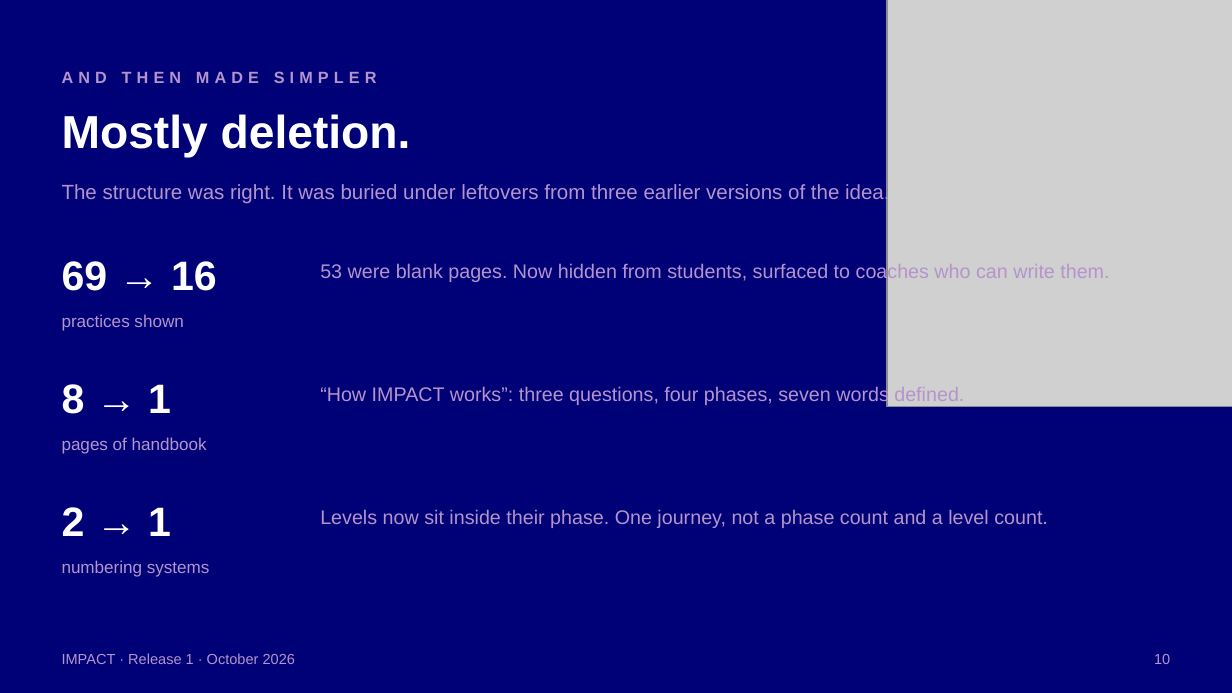
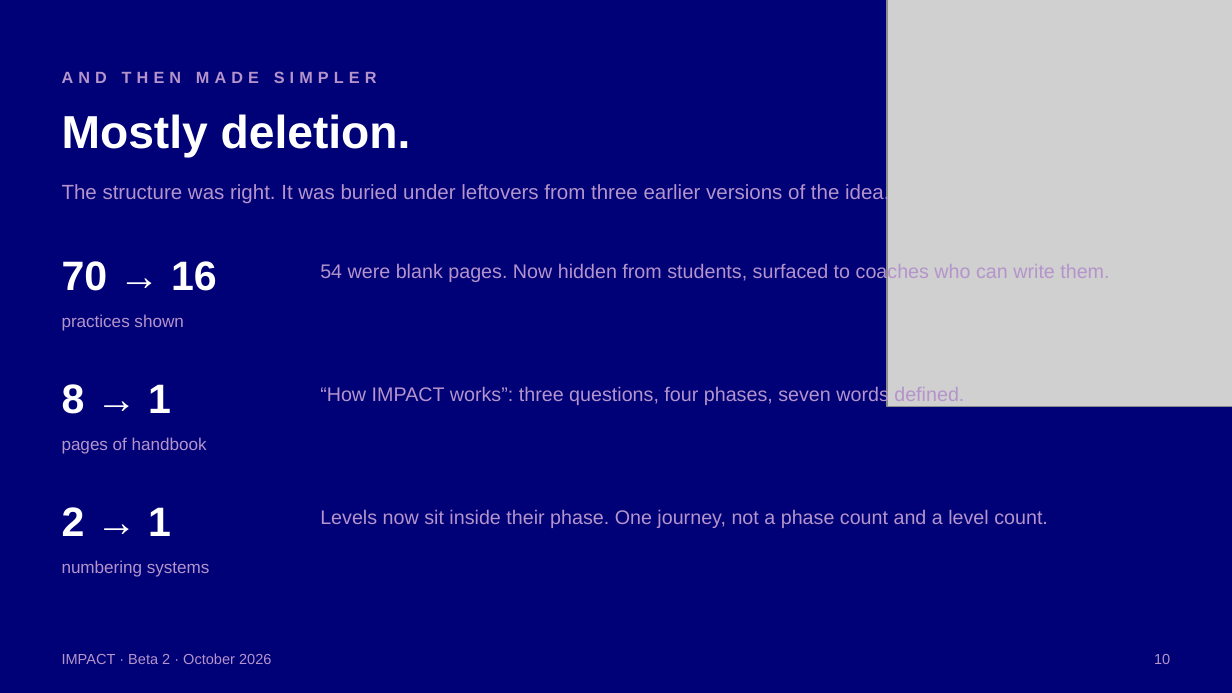
Before and after one commit to alexandermalinsky-brutal-guet-ag/eastwood-impact-lms, a slide deck: slide 9 of docs/IMPACT-Release-1-Demo.pptx (slide 10 before the commit). Drawn at 1232x693 pixels with LibreOffice and Linux fonts; fonts in the diff are those of the drawing; grey boxes stand for pictures. Boxes give left, top, right and bottom in pixels: in the first picture for what was removed or moved away, otherwise in the second. Text is boxed around its words. In the diff, an @@ line names an element or a change of style, - is before the commit and + after.

```diff
--- a/docs/IMPACT-Release-1-Demo.pptx
+++ b/docs/IMPACT-Release-1-Demo.pptx
@@ text at (62, 261, 217, 291): text changed @@
-69 → 16
+70 → 16
@@ text at (320, 262, 1109, 282): text changed @@
-53 were blank pages. Now hidden from students, surfaced to coaches who can write them.
+54 were blank pages. Now hidden from students, surfaced to coaches who can write them.
@@ text at (62, 653, 271, 664): text changed @@
-IMPACT · Release 1 · October 2026
+IMPACT · Beta 2 · October 2026
```
Also in this commit, not shown: 12 other slides changed, 2 slides added, 1 slide removed.
